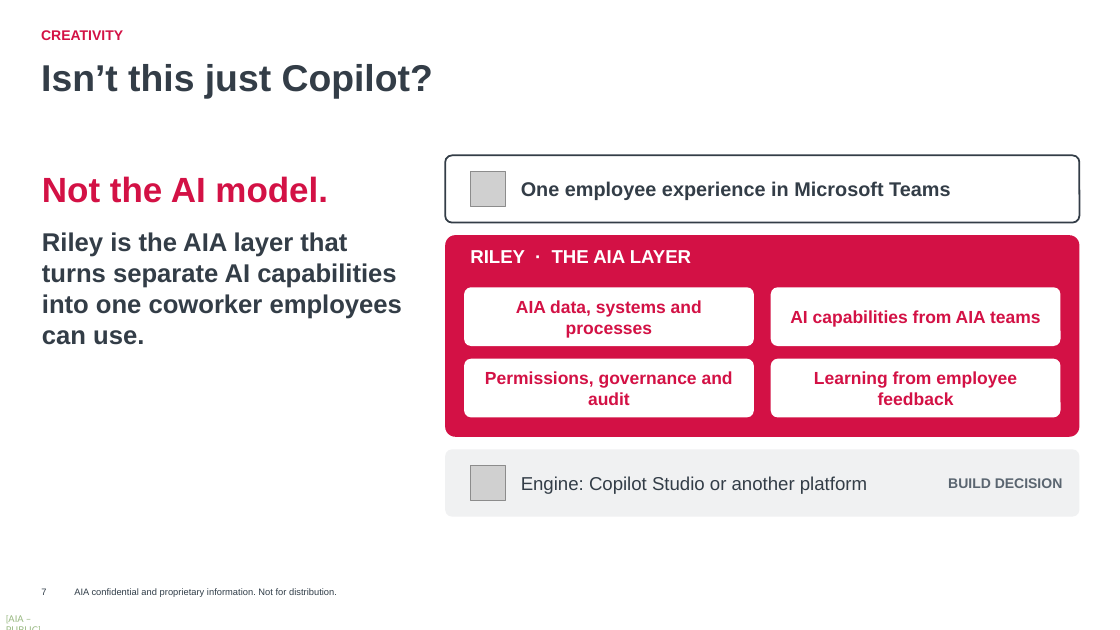
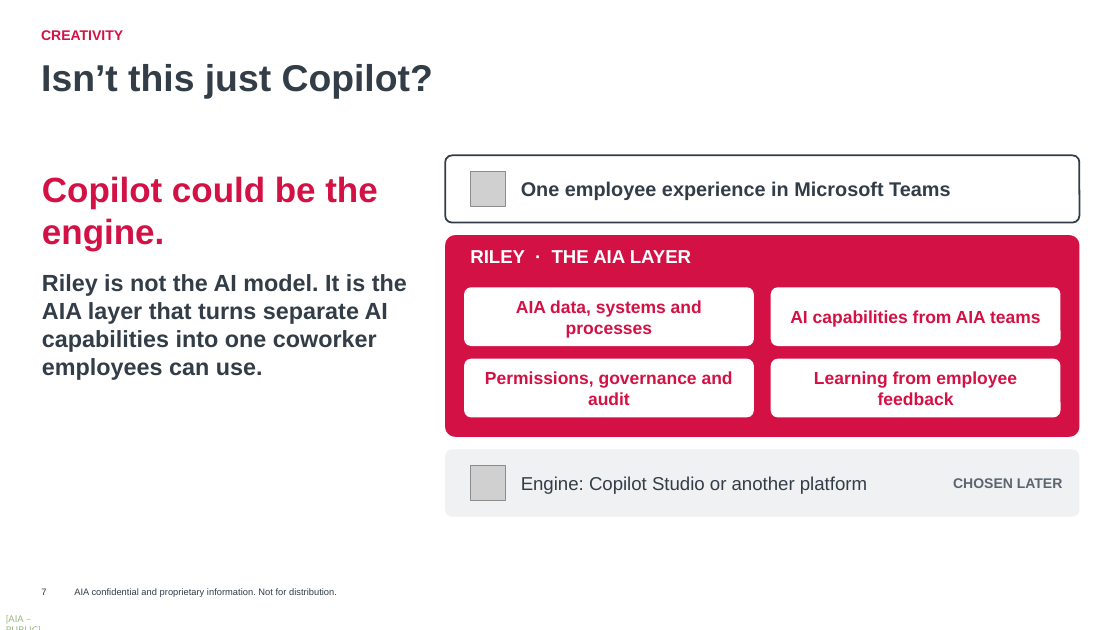
Before and after one commit to harrysokool/playground, a slide deck: slide 7 of ppt/group_inno_award/Riley_Submission_Deck_Opus.pptx. Drawn at 1120x630 pixels with LibreOffice and Linux fonts; fonts in the diff are those of the drawing; grey boxes stand for pictures; background and template pictures are left out. Boxes give left, top, right and bottom in pixels: in the first picture for what was removed or moved away, otherwise in the second. Text is boxed around its words. In the diff, an @@ line names an element or a change of style, - is before the commit and + after.

```diff
--- a/ppt/group_inno_award/Riley_Submission_Deck_Opus.pptx
+++ b/ppt/group_inno_award/Riley_Submission_Deck_Opus.pptx
@@ text at (x1=42, y1=176, x2=407, y2=380): text changed; size 22 to 20 pt @@
-Not the AI model.
-Riley is the AIA layer that turns separate AI capabilities into one coworker employees can use.
+Copilot could be the engine.
+Riley is not the AI model. It is the AIA layer that turns separate AI capabilities into one coworker employees can use.
@@ text at (x1=953, y1=478, x2=1063, y2=488): text changed @@
-BUILD DECISION
+CHOSEN LATER
```
Also in this commit, not shown: 7 other slides changed.
